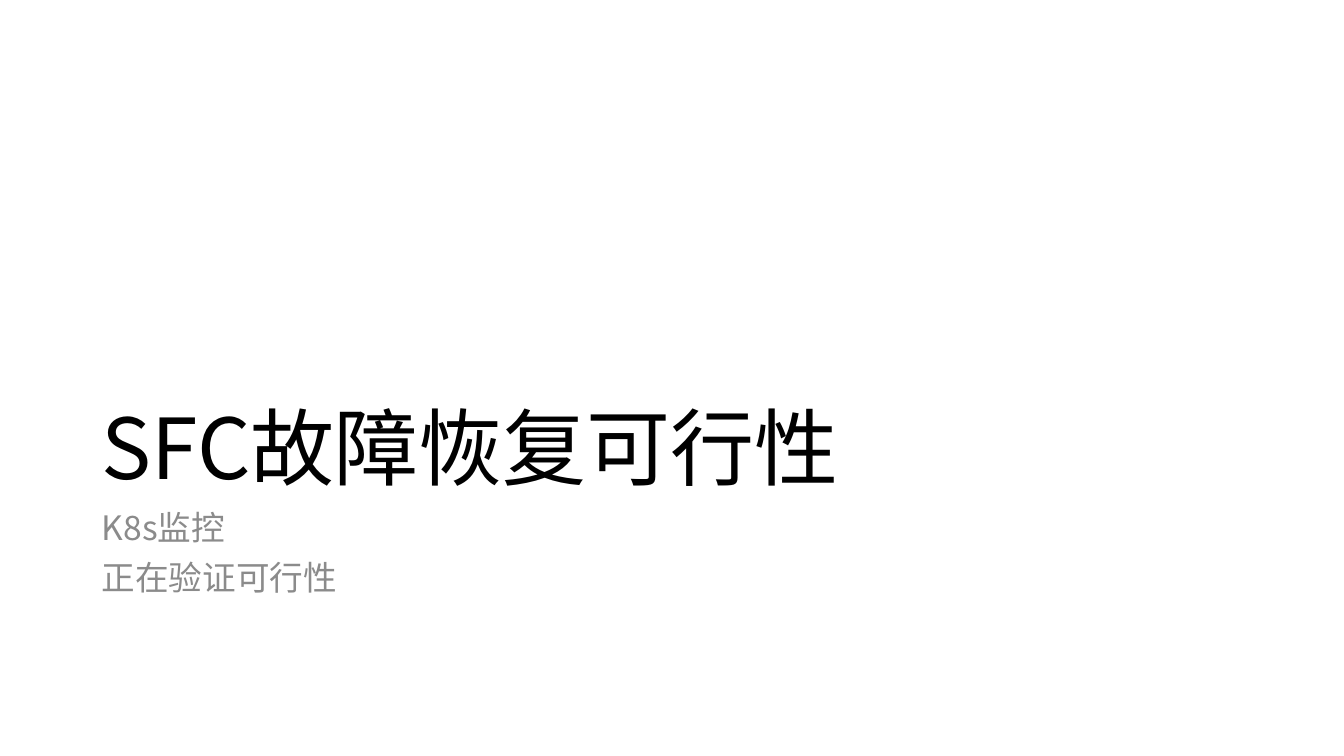
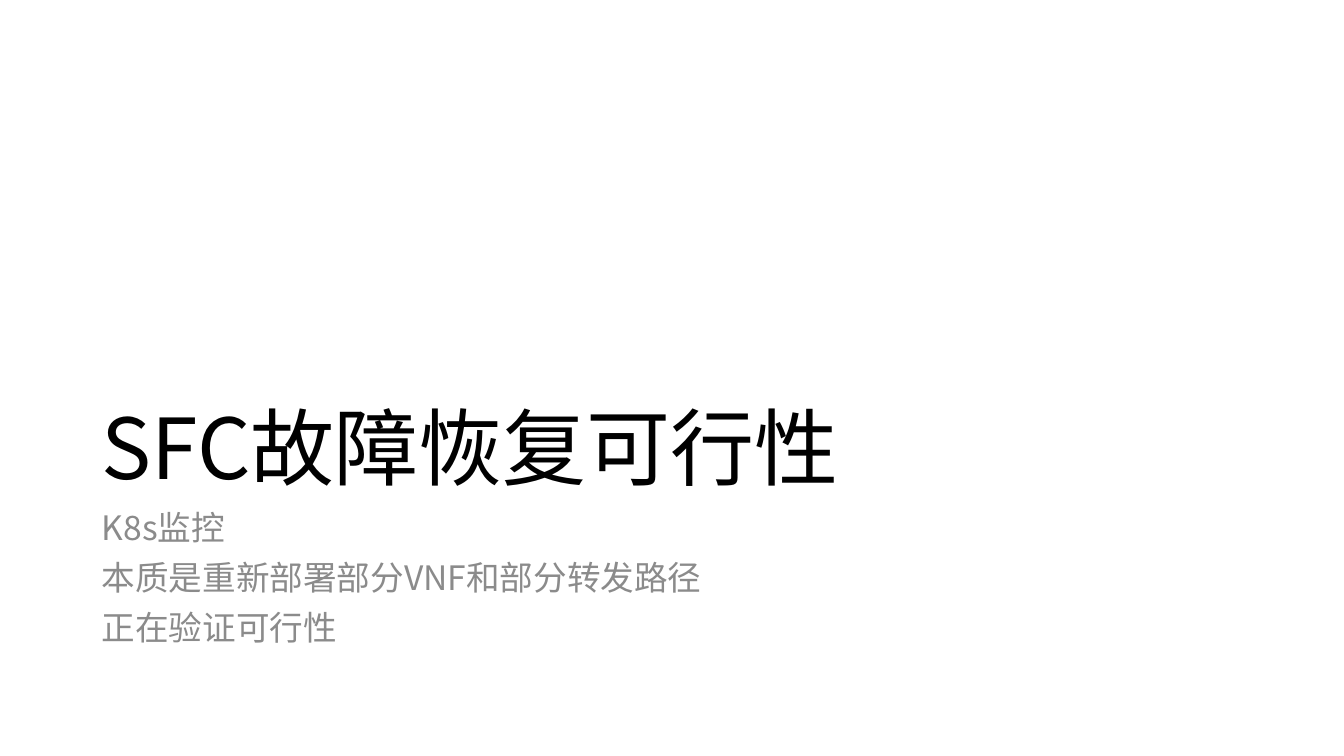
Before and after one commit to magaboomchen/SelfAdaptiveMano, a slide deck: slide 37 of doc/SoftwareEngineering/SoftwareRequirements/RequirementFeasibility.pptx (slide 29 before the commit). Drawn at 1344x756 pixels with LibreOffice and Linux fonts; fonts in the diff are those of the drawing. Boxes give left, top, right and bottom in pixels: in the first picture for what was removed or moved away, otherwise in the second. Text is boxed around its words. In the diff, an @@ line names an element or a change of style, - is before the commit and + after.

```diff
--- a/doc/SoftwareEngineering/SoftwareRequirements/RequirementFeasibility.pptx
+++ b/doc/SoftwareEngineering/SoftwareRequirements/RequirementFeasibility.pptx
@@ text at (x1=102, y1=562, x2=702, y2=593): paragraph added @@
+本质是重新部署部分VNF和部分转发路径
```
Also in this commit, not shown: 5 other slides changed, 10 slides added, 5 other files.
